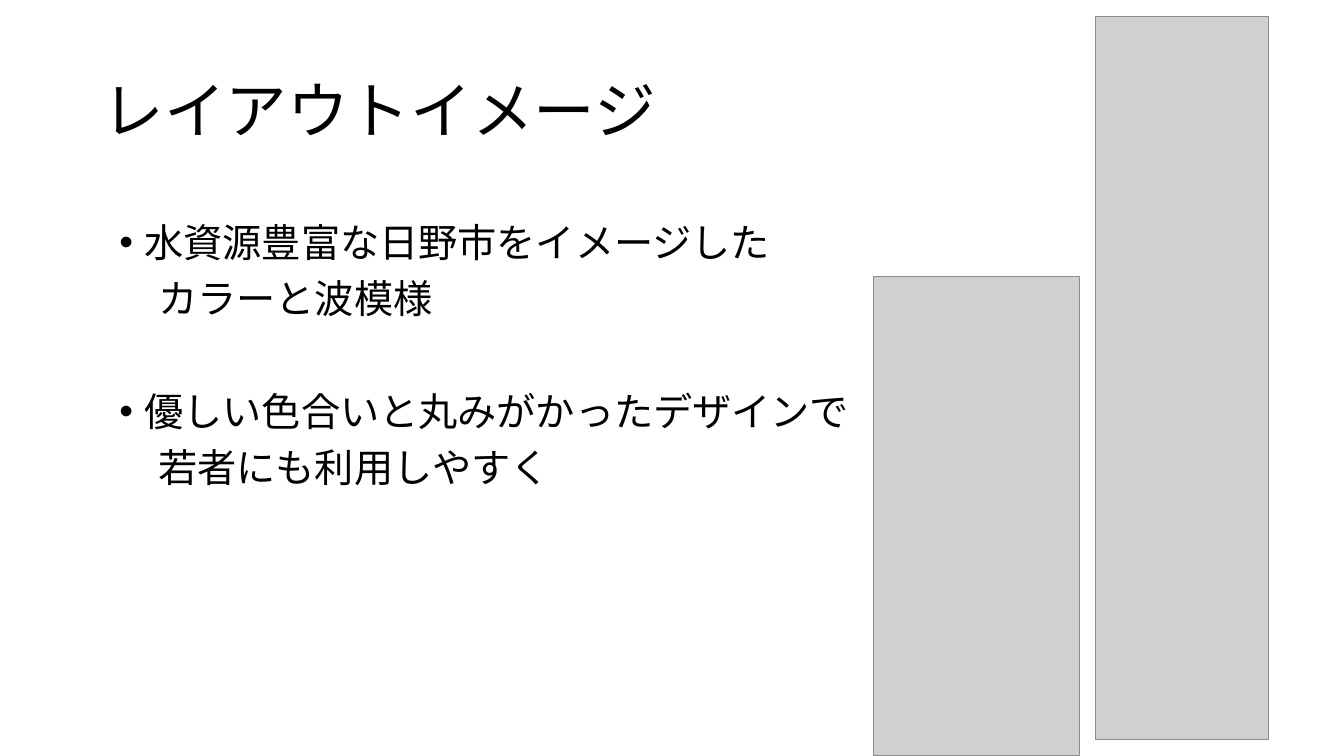
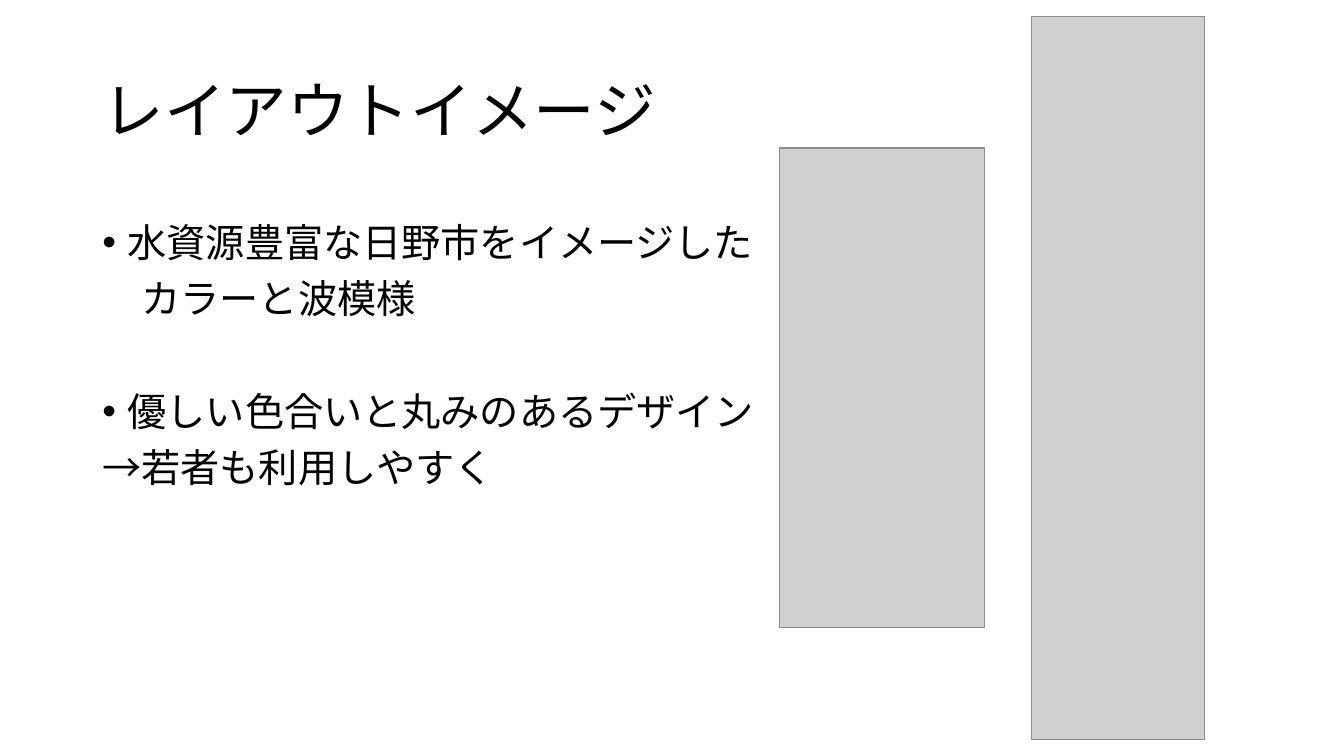
Before and after one commit to sfdn-class/HinoMiniBus, a slide deck: slide 5 of design/powerpoint/ミニバス旅.pptx. Drawn at 1344x756 pixels with LibreOffice and Linux fonts; fonts in the diff are those of the drawing; grey boxes stand for pictures. Boxes give left, top, right and bottom in pixels: in the first picture for what was removed or moved away, otherwise in the second. Text is boxed around its words. In the diff, an @@ line names an element or a change of style, - is before the commit and + after.

```diff
--- a/design/powerpoint/ミニバス旅.pptx
+++ b/design/powerpoint/ミニバス旅.pptx
@@ picture: place and size @@
-picture at [1096, 16, 1268, 739]
+picture at [1032, 16, 1205, 739]
@@ picture: place and size @@
-picture at [874, 276, 1080, 756]
+picture at [779, 148, 985, 628]
@@ text "水資源豊富な日野市をイメージした": place and size @@
-text "水資源豊富な日野市をイメージした" at [144, 224, 849, 486]
+text "水資源豊富な日野市をイメージした" at [102, 224, 754, 486]
@@ text at [102, 392, 754, 486]: text changed @@
-• 優しい色合いと丸みがかったデザインで
-若者にも利用しやすく
+• 優しい色合いと丸みのあるデザイン
+→若者も利用しやすく
```
Also in this commit, not shown: 5 other slides changed, 2 slides added, 3 slides removed, 1 other file.
